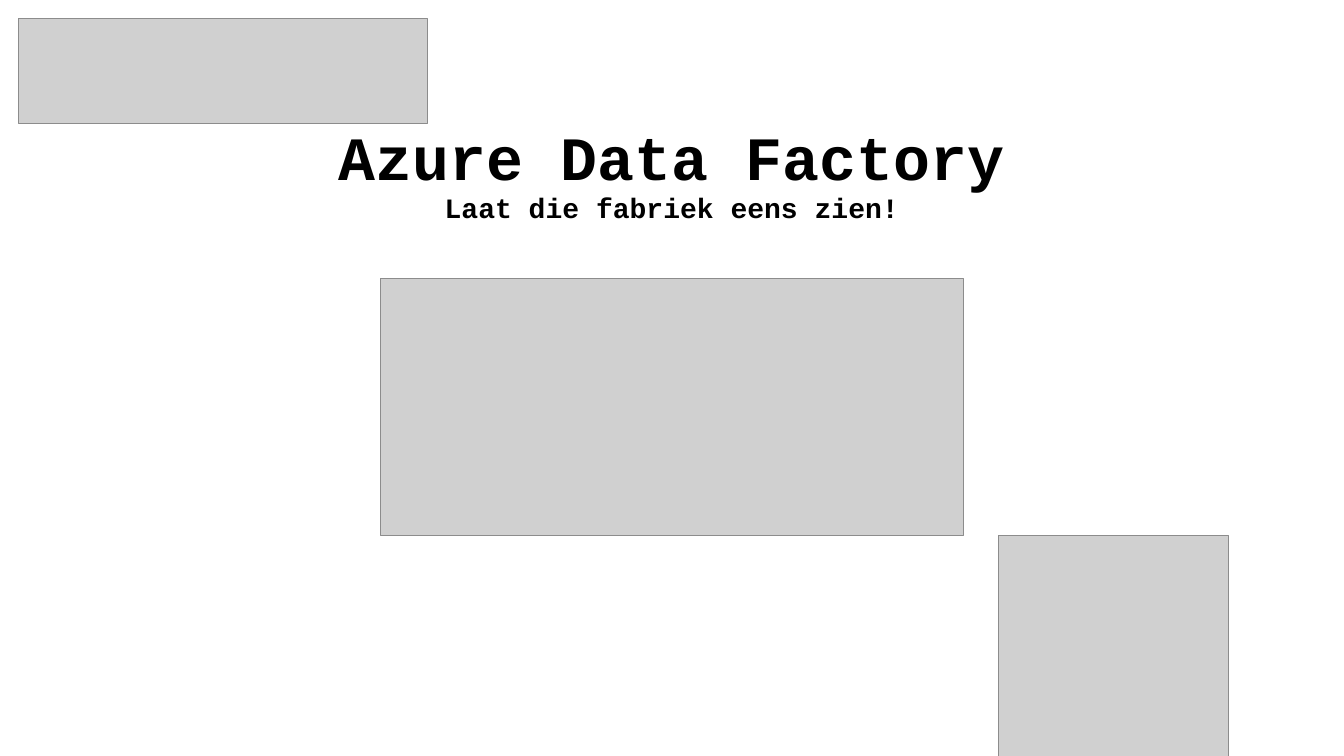
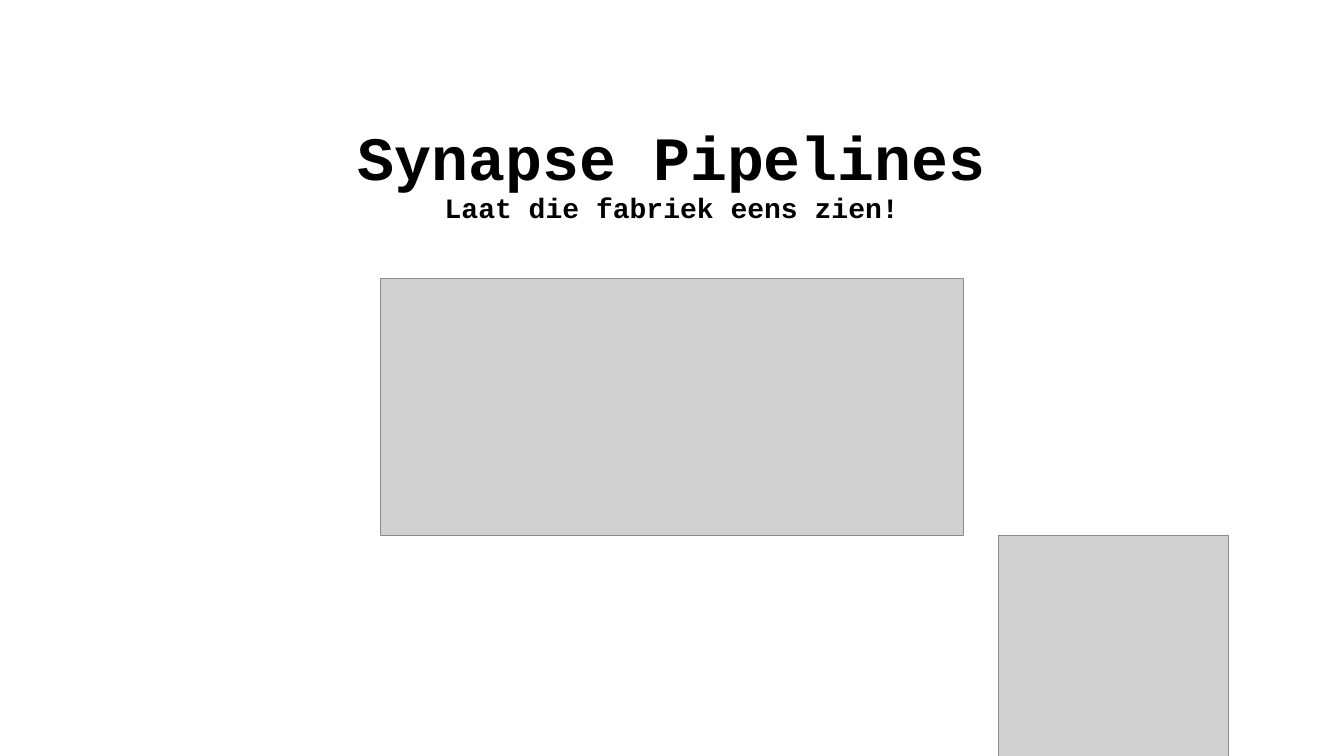
Before and after one commit to wortell-smart-learning/Synapse-Pipelines-Training, a slide deck: slide 14 of Slides/Azure Data Factory Fundamentals Dag 1.pptx. Drawn at 1344x756 pixels with LibreOffice and Linux fonts; fonts in the diff are those of the drawing; grey boxes stand for pictures; background and template pictures are left out. Boxes give left, top, right and bottom in pixels: in the first picture for what was removed or moved away, otherwise in the second. Text is boxed around its words. In the diff, an @@ line names an element or a change of style, - is before the commit and + after.

```diff
--- a/Slides/Azure Data Factory Fundamentals Dag 1.pptx
+++ b/Slides/Azure Data Factory Fundamentals Dag 1.pptx
@@ picture removed at box(19, 19, 427, 124) @@
@@ title at box(357, 136, 986, 219): text changed @@
-Azure Data Factory
-Laat die fabriek eens zien!
+Synapse Pipelines
+Laat die fabriek eens zien!
```
Also in this commit, not shown: 36 other slides changed, 1 slide removed, 22 other files.
